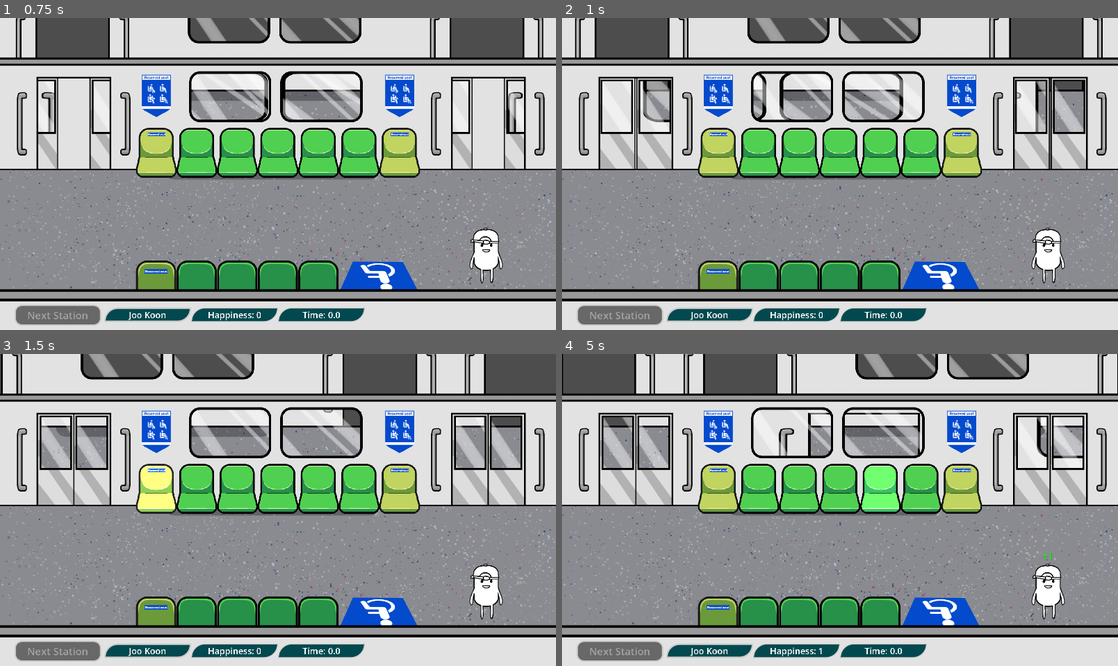
Above: before the commit, frames 1-4 (two rows, left to right).
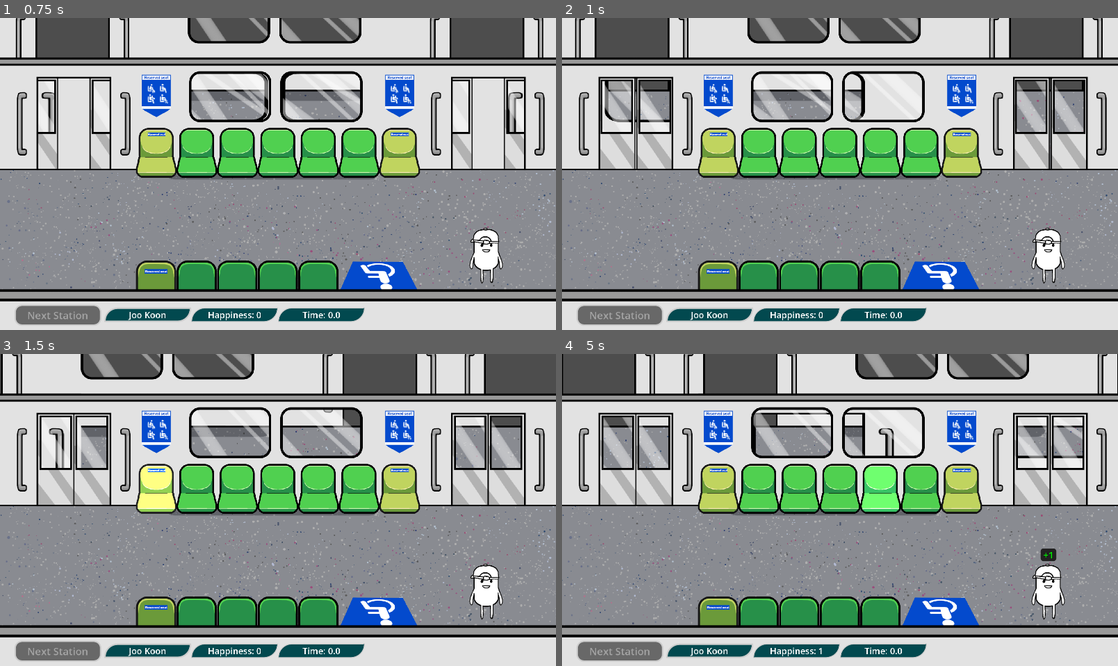
Above: after the commit, the same moments.

Repository: Jagureo/HeritageJam2025
Game: Godot game, scene res://Scenes/game.tscn
Same seed, same stepped clock (60 frames per second), same inputs: the game is played once before the commit and once after it.
Inputs (mouse positions are in pixels of both pictures, inside the frame that each line leads up to):
- Up to frame 1 (0.75 s): click "Next Station" at 0.5 s
- Up to frame 2 (1 s): no input
- Up to frame 3 (1.5 s): move the mouse to (155, 488) at 1.27 s; click (155, 488) at 1.35 s
- Up to frame 4 (5 s): move the mouse to (756, 488) at 2.02 s; tap 0 at 2.1, 3.6 s; move the mouse to (801, 488) at 2.77 s; click (801, 488) at 2.85 s; move the mouse to (840, 488) at 3.52 s; move the mouse to (878, 488) at 4.27 s; click (878, 488) at 4.35 s

Frame 1 is identical in both runs. In frame 2, 3.5% of the frame differs, in the area x 7-86%, y 17-37%; in frame 3, 0.8%; in frame 4, 3.1%.

Commit message:
background panel for passenger score

Diff:
--- a/HGJ/Scenes/Prefabs/Passenger.tscn
+++ b/HGJ/Scenes/Prefabs/Passenger.tscn
@@ -13,6 +13,13 @@
 [sub_resource type="RectangleShape2D" id="RectangleShape2D_n1l8m"]
 size = Vector2(108, 186)
 
+[sub_resource type="StyleBoxFlat" id="StyleBoxFlat_wcd72"]
+bg_color = Color(0.132813, 0.132813, 0.132813, 1)
+corner_radius_top_left = 10
+corner_radius_top_right = 10
+corner_radius_bottom_right = 10
+corner_radius_bottom_left = 10
+
 [node name="Passenger" type="Area2D"]
 collision_mask = 0
 script = ExtResource("1_0ypmp")
@@ -25,12 +32,17 @@
 [node name="PassengerCollisionShape" type="CollisionShape2D" parent="."]
 shape = SubResource("RectangleShape2D_n1l8m")
 
-[node name="ScorePopupLabel" type="Label" parent="."]
+[node name="ScorePopupPanel" type="Panel" parent="."]
 visible = false
-offset_left = -28.0
-offset_top = -147.0
-offset_right = 27.0
-offset_bottom = -102.0
+offset_left = -26.0
+offset_top = -150.0
+offset_right = 28.0
+offset_bottom = -106.0
+theme_override_styles/panel = SubResource("StyleBoxFlat_wcd72")
+
+[node name="ScorePopupLabel" type="Label" parent="ScorePopupPanel"]
+offset_right = 55.0
+offset_bottom = 45.0
 theme_override_colors/font_color = Color(1, 1, 1, 1)
 theme_override_colors/font_shadow_color = Color(0, 0, 0, 0.247059)
 theme_override_font_sizes/font_size = 32
--- a/HGJ/Scenes/Prefabs/StationBackground.tscn
+++ b/HGJ/Scenes/Prefabs/StationBackground.tscn
@@ -15,7 +15,7 @@
 "times": PackedFloat32Array(0, 1),
 "transitions": PackedFloat32Array(0.5, 1),
 "update": 0,
-"values": [Vector2(3000, 0), Vector2(0, 0)]
+"values": [Vector2(2500, 0), Vector2(0, 0)]
 }
 tracks/1/type = "value"
 tracks/1/imported = false
@@ -40,9 +40,9 @@
 tracks/0/loop_wrap = true
 tracks/0/keys = {
 "times": PackedFloat32Array(0.2, 1),
-"transitions": PackedFloat32Array(2, 1),
+"transitions": PackedFloat32Array(1.5, 1),
 "update": 0,
-"values": [Vector2(0, 0), Vector2(-3000, 0)]
+"values": [Vector2(0, 0), Vector2(-2500, 0)]
 }
 tracks/1/type = "value"
 tracks/1/imported = false
@@ -52,7 +52,7 @@
 tracks/1/loop_wrap = true
 tracks/1/keys = {
 "times": PackedFloat32Array(0, 1),
-"transitions": PackedFloat32Array(1, 1),
+"transitions": PackedFloat32Array(1.5, 1),
 "update": 1,
 "values": [true, false]
 }
--- a/HGJ/Scripts/Gameplay/Passenger.gd
+++ b/HGJ/Scripts/Gameplay/Passenger.gd
@@ -33,7 +33,8 @@
 
 # Reference
 @onready var mPassengerSprite : Sprite2D = $PassengerSprite
-@onready var mScorePopupLabel : Label = $ScorePopupLabel
+@onready var mScorePopupLabel : Label = $ScorePopupPanel/ScorePopupLabel
+@onready var mScorePopupPanel : Panel = $ScorePopupPanel
 @onready var mScorePopupTimer : Timer = $ScorePopupTimer
 
 # Passenger details
@@ -216,11 +217,11 @@
 			mScorePopupLabel.add_theme_color_override("font_color", Color.WHITE)
 		mScorePopupLabel.text = "+%d" % score
 	mScorePopupTimer.start(2)
-	mScorePopupLabel.visible = true
+	mScorePopupPanel.visible = true
 
 func hide_evaluated_score_popup() -> void:
 	mScorePopupTimer.stop()
-	mScorePopupLabel.hide()
+	mScorePopupPanel.hide()
 
 func alight_passenger() -> void:
 	await get_tree().create_timer(randf_range(1, 2)).timeout
--- a/HGJ/Scripts/Gameplay/SceneryBGController.gd
+++ b/HGJ/Scripts/Gameplay/SceneryBGController.gd
@@ -17,7 +17,6 @@
 		mSpriteSections.push_back(mSpriteSections[0])
 		mSpriteSections.pop_front()
 
-	print(mAnimationPlayer.current_animation)
 
 func NextStationReaching():
 	mAnimationPlayer.play("EnteringStation")
Not shown: 1 places in HGJ/Scenes/Prefabs/Passenger.tscn that only renumber resources
